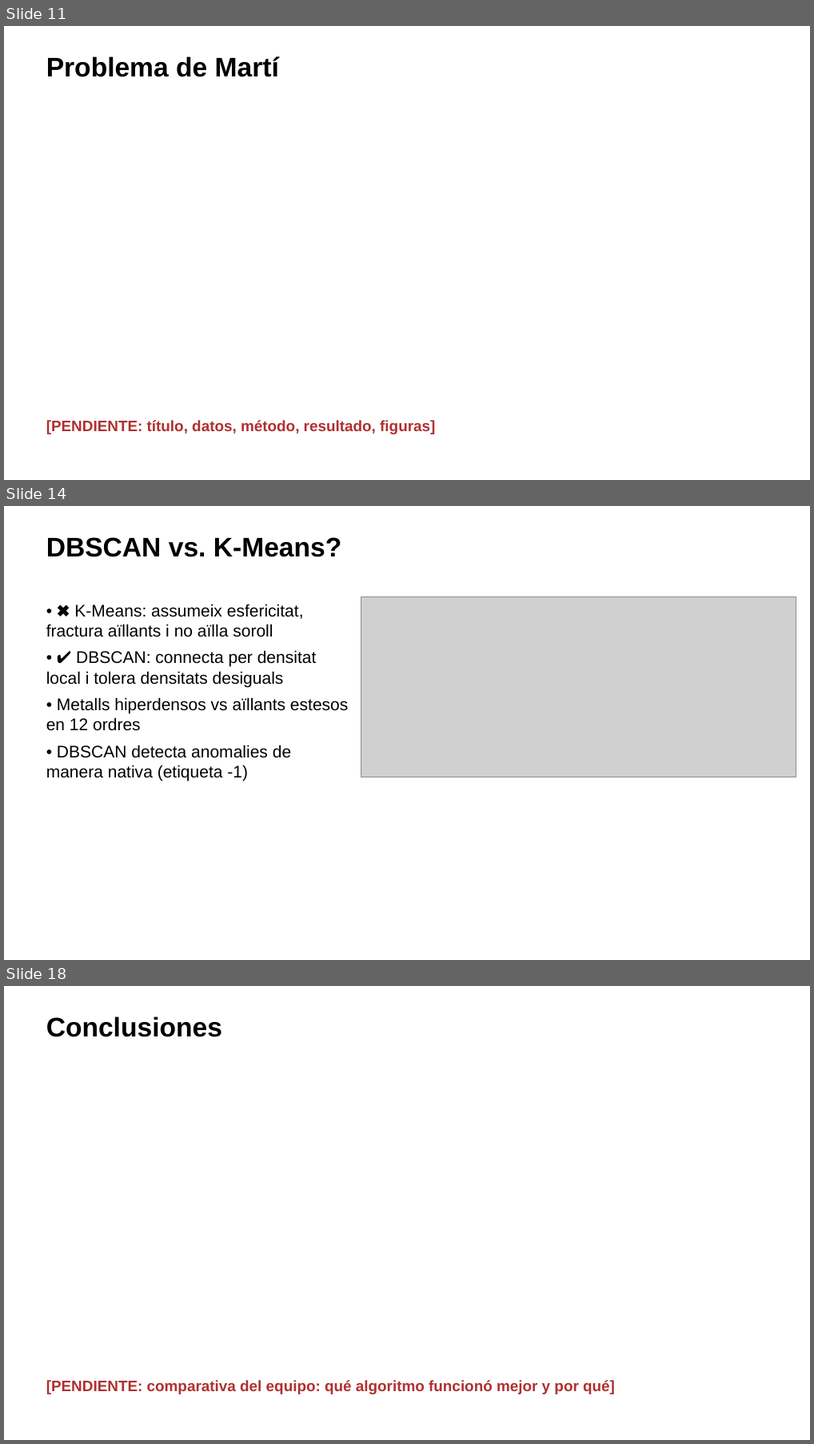
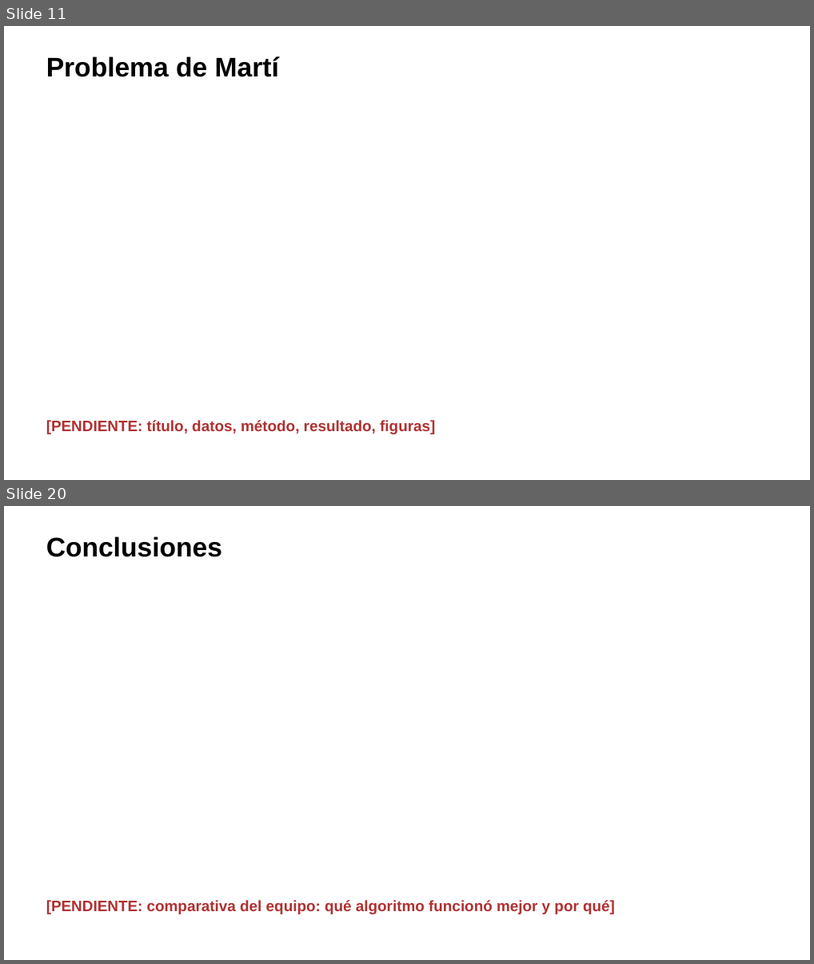
Before and after one commit to ArnauMontull/CPIA-Expo, a slide deck: presentacion/expo_cpia.pptx. Shown one above the other, each under a label of ours: slides 11, 14 and 18 before the commit, slides 11 and 20 after it; the slides between them are not shown. The pictures are 814x1444 and 814x964 pixels, drawn with LibreOffice and Linux fonts; fonts in the diff are those of the drawing; grey boxes stand for pictures. Boxes give left, top, right and bottom in pixels: in the first picture for what was removed or moved away, otherwise in the second. Text is boxed around its words. In the diff, an @@ line names an element or a change of style, - is before the commit and + after.

```diff
--- a/presentacion/expo_cpia.pptx
+++ b/presentacion/expo_cpia.pptx
@@ slide 14 removed at [4,506,810,960], background #FFFFFF @@
@@ text removed at [46,537,342,557] @@
-DBSCAN vs. K-Means?
@@ picture removed at [361,596,797,777] @@
@@ text removed at [46,604,348,781] @@
-• ✖ K-Means: assumeix esfericitat, fractura aïllants i no aïlla soroll
-• ✔ DBSCAN: connecta per densitat local i tolera densitats desiguals
-• Metalls hiperdensos vs aïllants estesos en 12 ordres
-• DBSCAN detecta anomalies de manera nativa (etiqueta -1)
@@ what was slide 18 is now slide 20 @@
```
Also in this commit, not shown: 2 slides changed, 7 slides added, 4 other slides removed, 4 other files.
